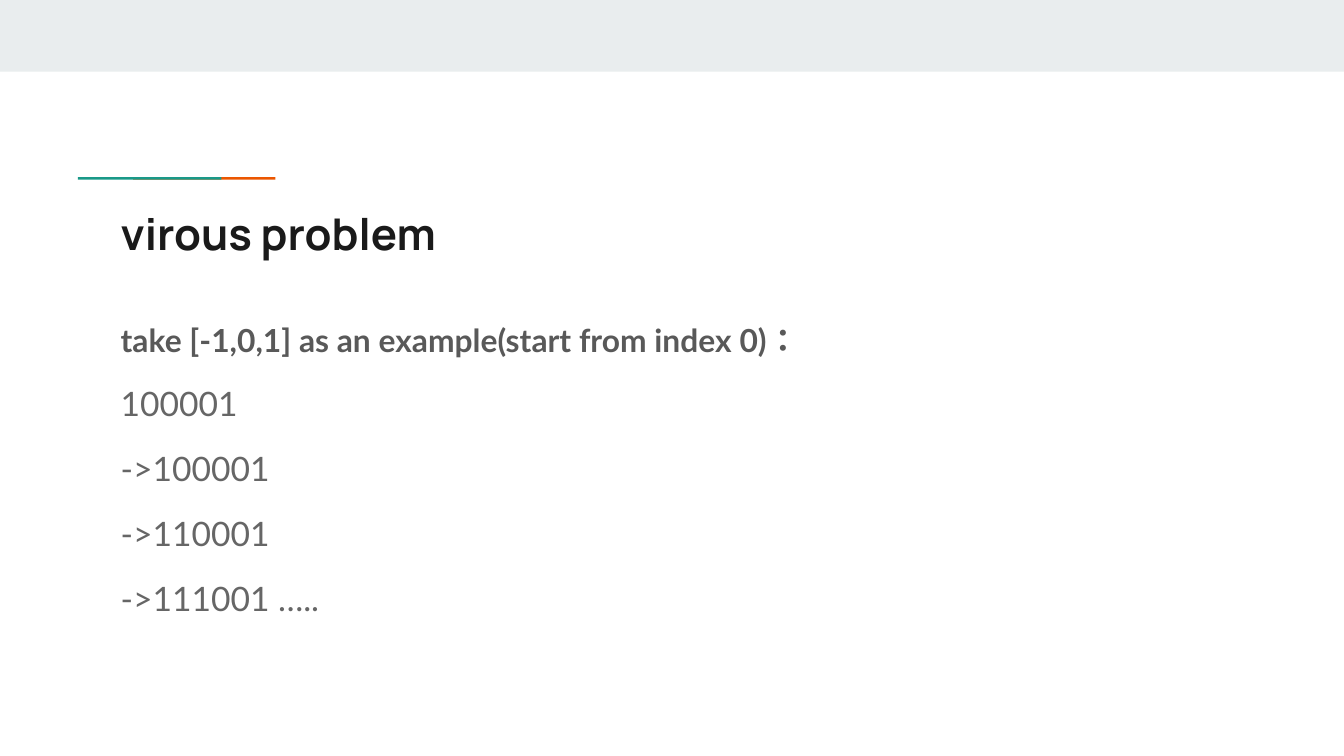
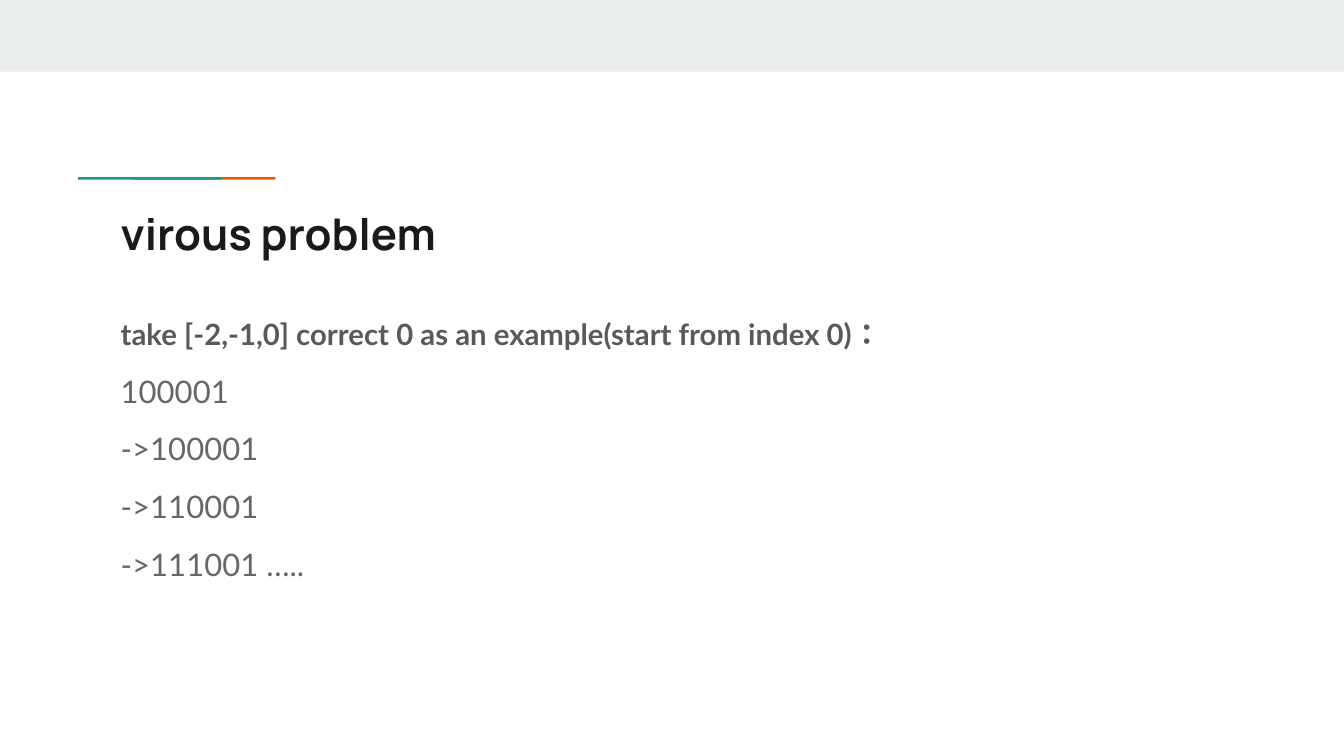
Before and after one commit to daniel29348679/Project_QEC, a slide deck: slide 15 of 2023_11_20.pptx. Drawn at 1344x756 pixels with LibreOffice and Linux fonts; fonts in the diff are those of the drawing. Boxes give left, top, right and bottom in pixels: in the first picture for what was removed or moved away, otherwise in the second. Text is boxed around its words. In the diff, an @@ line names an element or a change of style, - is before the commit and + after.

```diff
--- a/2023_11_20.pptx
+++ b/2023_11_20.pptx
@@ text at bbox=[121, 322, 882, 350]: text changed; size 17 to 15.7 pt @@
-take [-1,0,1] as an example(start from index 0)：
+take [-2,-1,0] correct 0 as an example(start from index 0)：
@@ text at bbox=[121, 380, 259, 576]: size 18 to 16.6 pt in "100001", "->100001", "->110001", "->111001 ….."; line spacing 1.05 to 0.95 @@
```
Also in this commit, not shown: 1 other slide changed, 2 other files.
